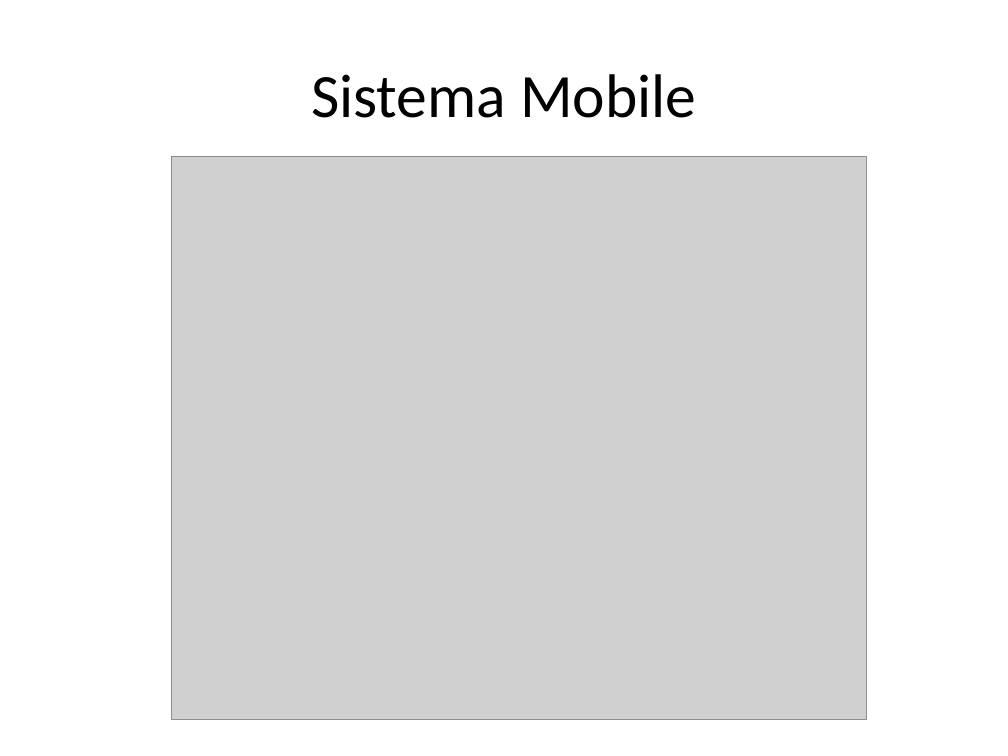
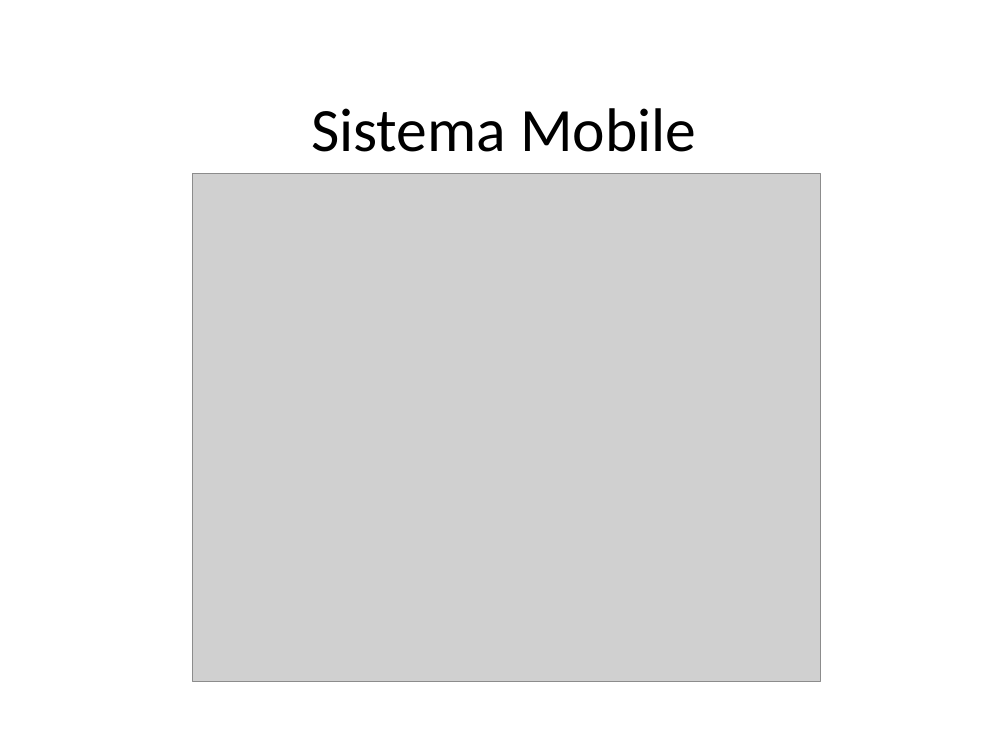
Before and after one commit to jpjcjbr/tccjp, a slide deck: slide 15 of apresentacao tcc.pptx. Drawn at 1008x756 pixels with LibreOffice and Linux fonts; fonts in the diff are those of the drawing; grey boxes stand for pictures; background and template pictures are left out. Boxes give left, top, right and bottom in pixels: in the first picture for what was removed or moved away, otherwise in the second. Text is boxed around its words. In the diff, an @@ line names an element or a change of style, - is before the commit and + after.

```diff
--- a/apresentacao tcc.pptx
+++ b/apresentacao tcc.pptx
@@ title "Sistema Mobile": place and size @@
-title "Sistema Mobile" at bbox=[311, 74, 696, 118]
+title "Sistema Mobile" at bbox=[311, 108, 696, 152]
@@ picture: place and size @@
-picture at bbox=[171, 156, 866, 720]
+picture at bbox=[193, 173, 821, 682]
```
Also in this commit, not shown: 21 other slides changed.
